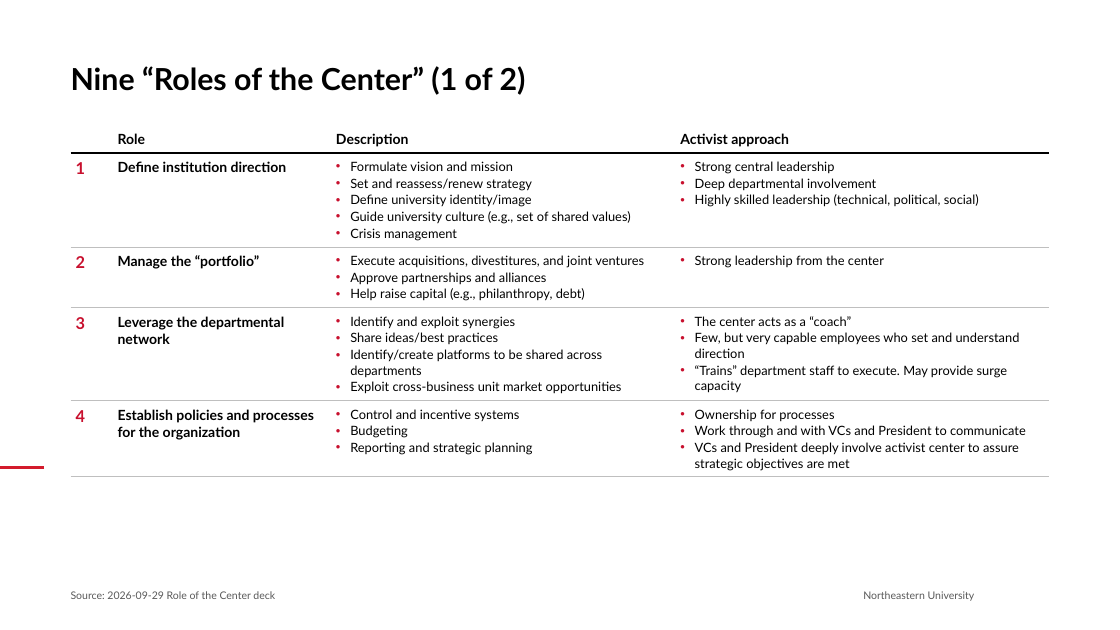
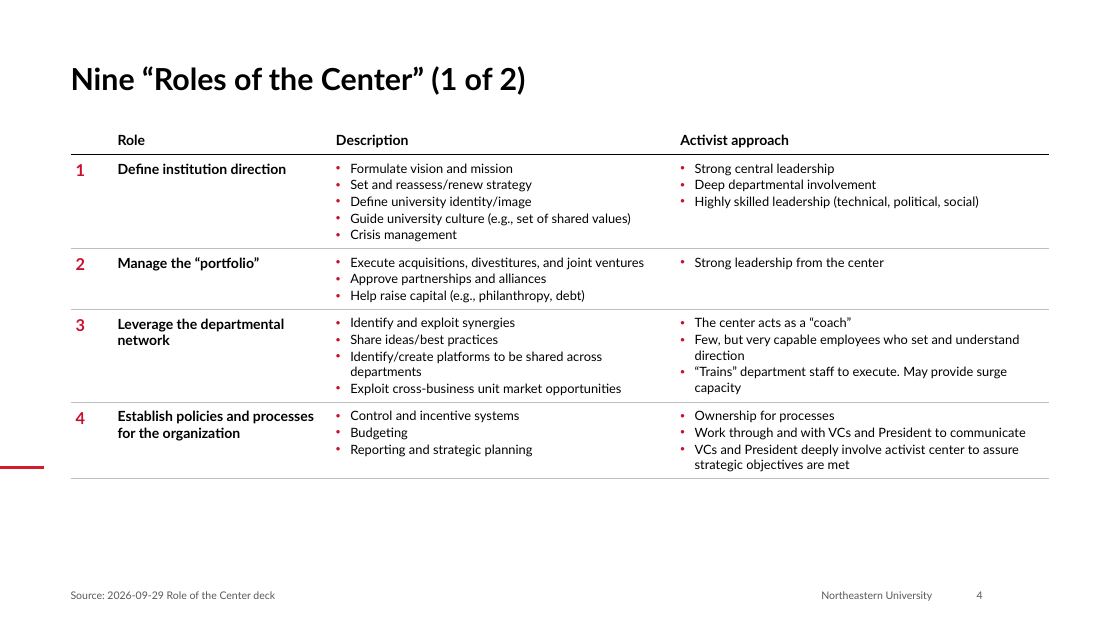
Before and after one commit to brettcsweet/Tonys-repo, a slide deck: slide 4 of 2026-09-29_Role_of_the_Center_Northeastern.pptx. Drawn at 1120x630 pixels with LibreOffice and Linux fonts; fonts in the diff are those of the drawing; background and template pictures are left out. Boxes give left, top, right and bottom in pixels: in the first picture for what was removed or moved away, otherwise in the second. Text is boxed around its words. In the diff, an @@ line names an element or a change of style, - is before the commit and + after.

```diff
--- a/2026-09-29_Role_of_the_Center_Northeastern.pptx
+++ b/2026-09-29_Role_of_the_Center_Northeastern.pptx
@@ table at bbox=[71, 118, 1049, 476] @@
@@ borders changed @@
@@ text "Northeastern University": place and size @@
-text "Northeastern University" at bbox=[863, 591, 975, 601]
+text "Northeastern University" at bbox=[821, 591, 933, 601]
@@ page number added at bbox=[977, 591, 983, 599], 9 pt, text #595959 @@
+4
```
Also in this commit, not shown: 8 other slides changed.
